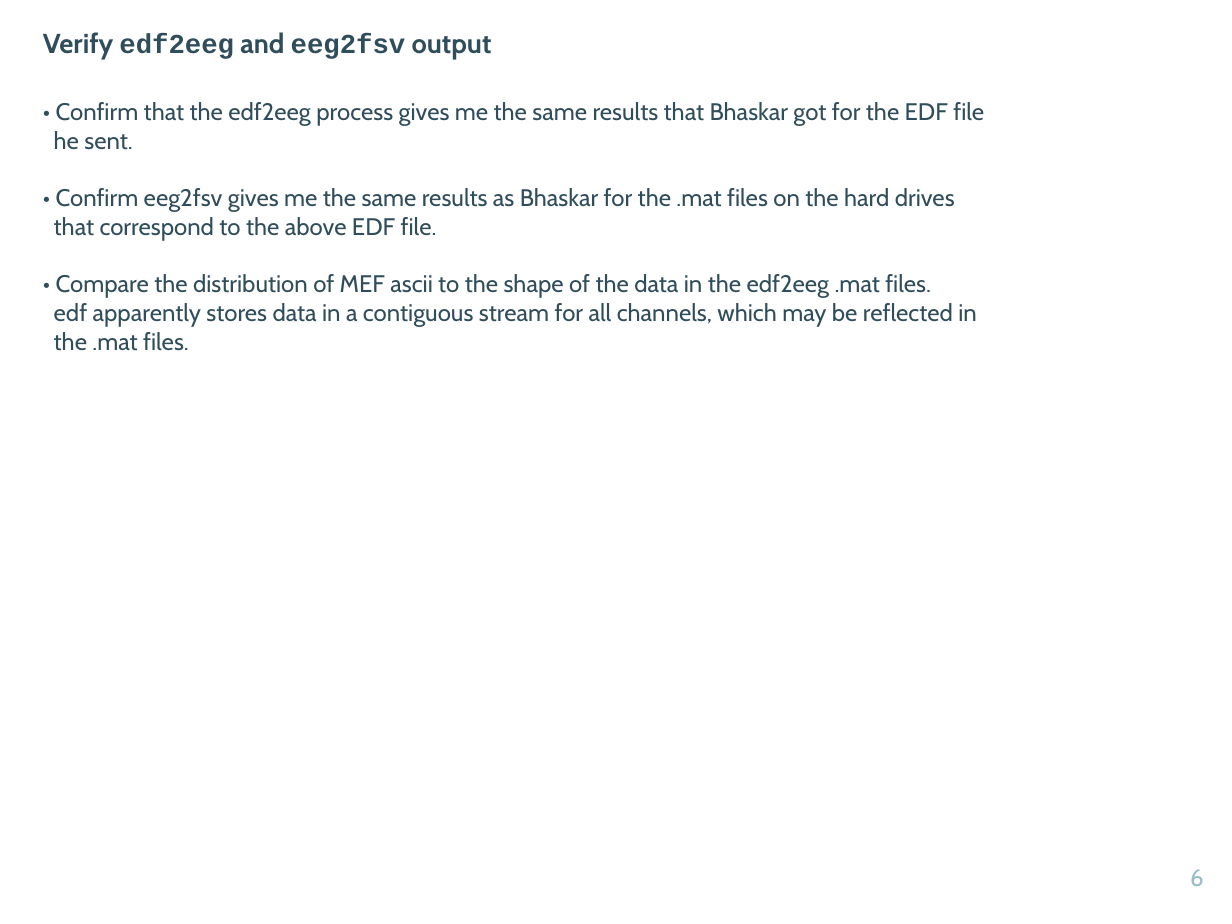
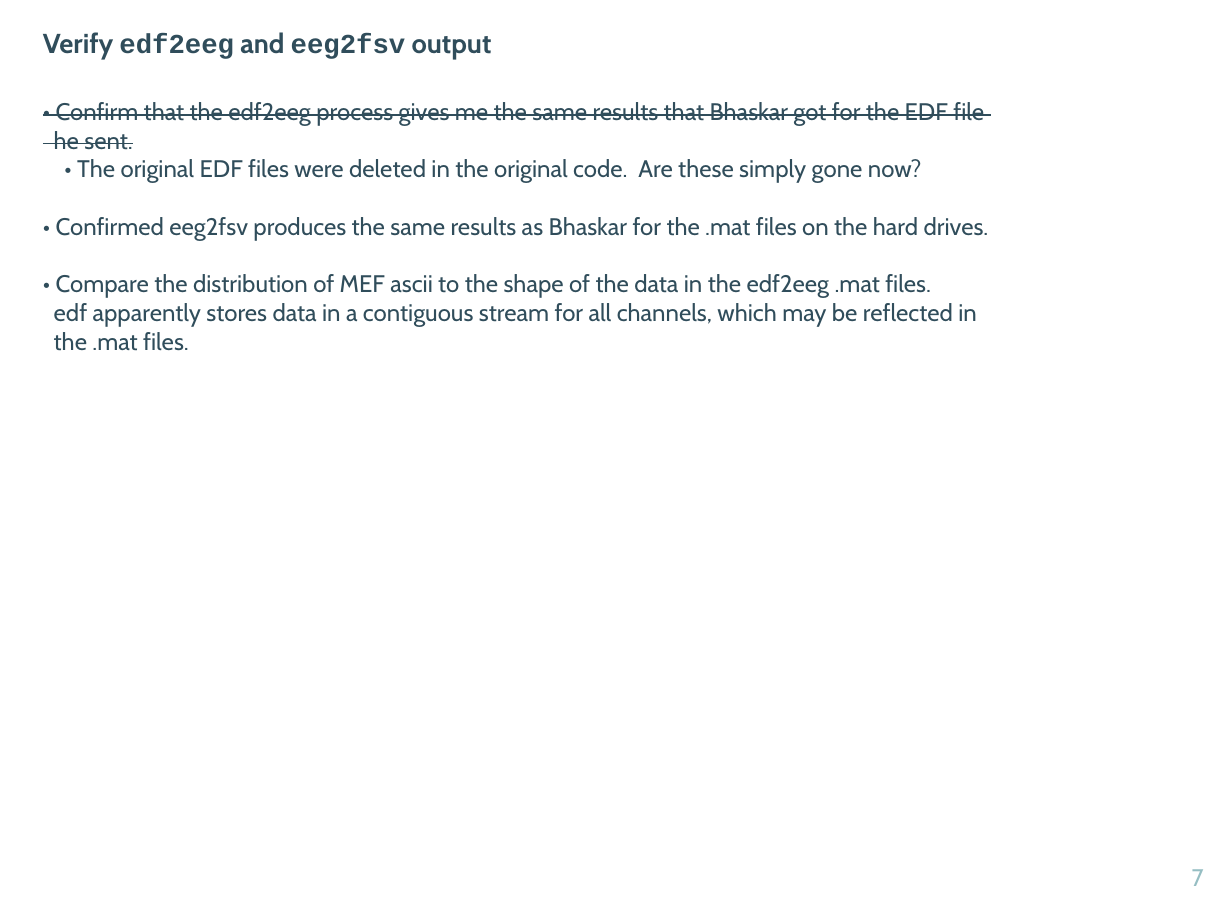
Before and after one commit to ncsl/network_neuroscience_epilepsy, a slide deck: slide 7 of EZTrack-implementation-guide.pptx (slide 6 before the commit). Drawn at 1232x924 pixels with LibreOffice and Linux fonts; fonts in the diff are those of the drawing. Boxes give left, top, right and bottom in pixels: in the first picture for what was removed or moved away, otherwise in the second. Text is boxed around its words. In the diff, an @@ line names an element or a change of style, - is before the commit and + after.

```diff
--- a/EZTrack-implementation-guide.pptx
+++ b/EZTrack-implementation-guide.pptx
@@ text at [54, 102, 984, 150]: strikethrough on in "• Confirm that the edf2eeg process gives ...", "he sent." @@
@@ text at [56, 159, 989, 241]: text changed @@
-• Confirm eeg2fsv gives me the same results as Bhaskar for the .mat files on the hard drives
-that correspond to the above EDF file.
+• The original EDF files were deleted in the original code. Are these simply gone now?
+• Confirmed eeg2fsv produces the same results as Bhaskar for the .mat files on the hard drives.
@@ page number at [1192, 869, 1204, 886]: text changed @@
-6
+7
```
Also in this commit, not shown: 3 other slides changed.
